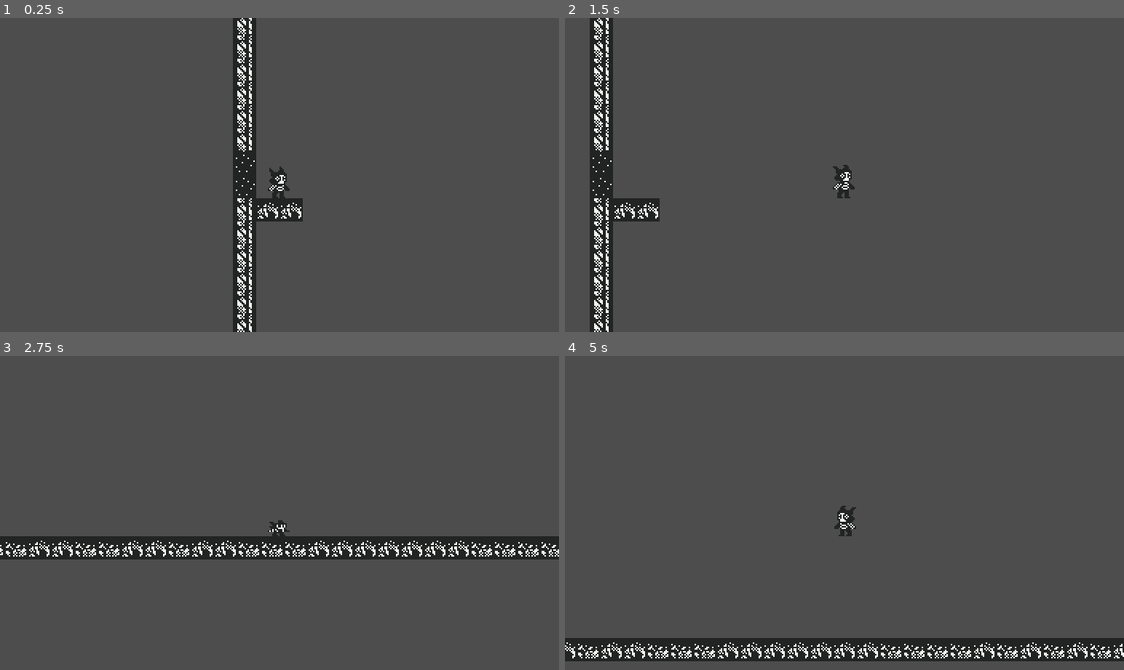
Above: before the commit, frames 1-4 (two rows, left to right).
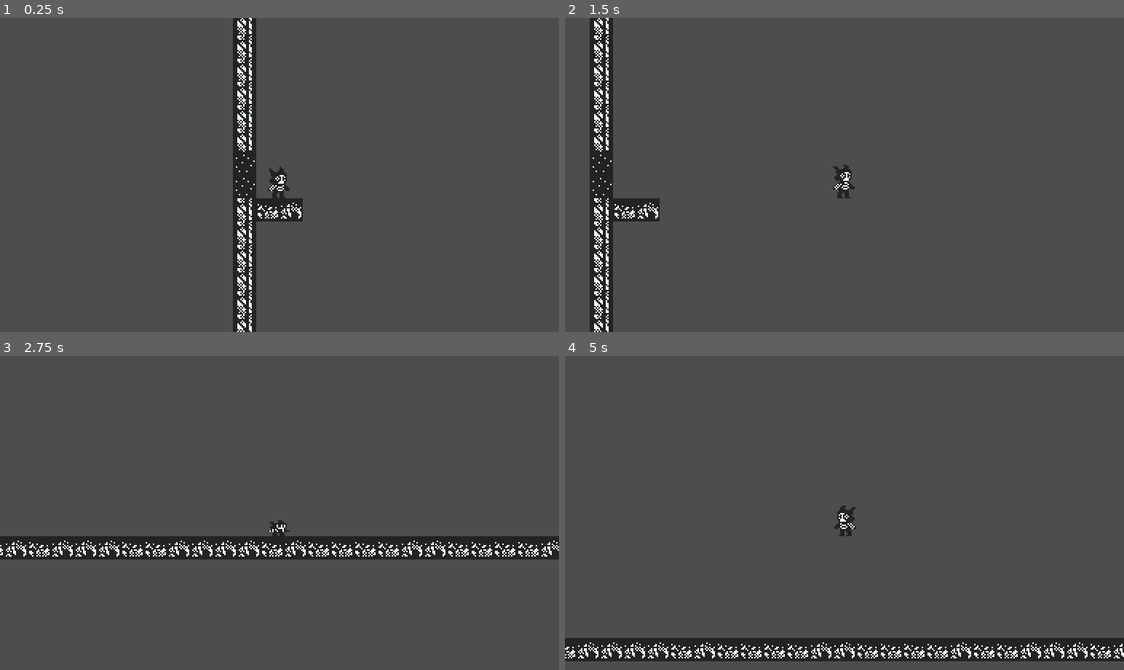
Above: after the commit, the same moments.

Repository: SpeedOfSmell/cryptid-caper
Game: Godot game, scene res://assets/game/game_manager.tscn
Two runs of this game, one before a commit and one after it. Both use one fixed random seed, a clock stepped at 60 frames per second and the inputs below.
Inputs:
- Up to frame 1 (0.25 s): no input
- Up to frame 2 (1.5 s): tap Enter at 0.5 s; hold S (duck) 0.53-1.28 s; hold D (walk_right) from 0.53 s (still down); tap Space (jump) at 0.77 s; tap S (duck) at 1.35 s
- Up to frame 3 (2.75 s): tap Space (jump) at 1.52 s; release D (walk_right) at 2.03 s; hold A (walk_left) from 2.03 s (still down); hold S (duck) from 2.03 s (still down)
- Up to frame 4 (5 s): tap Space (jump) at 2.75, 3.02, 3.77, 4.52 s; release A (walk_left) at 2.78 s; release S (duck) at 2.78 s; hold D (walk_right) 2.78-4.28 s; tap S (duck) at 2.85, 4.35 s; hold S (duck) 3.53-4.28 s; hold A (walk_left) from 4.28 s (still down)

The runs differ from the first frame. In frame 1, less than 0.1% of the frame differs, in the area x 46-50%, y 58-64%; in frame 2, less than 0.1%; in frame 3, 1.0%, in the area x 1-100%, y 58-64%; in frame 4, 0.8%.

Commit message:
move room generation to its own object

Diff:
--- a/assets/game/game_manager.tscn
+++ b/assets/game/game_manager.tscn
@@ -1,12 +1,10 @@
 [gd_scene format=3 uid="uid://cxwdpb4m6ahak"]
 
 [ext_resource type="Script" uid="uid://dnkdnq7pum2mv" path="res://assets/game/room_manager/room_manager.gd" id="1_66d57"]
-[ext_resource type="PackedScene" uid="uid://c3l28xjwi58ex" path="res://assets/game/room_manager/room.tscn" id="2_seigl"]
 [ext_resource type="PackedScene" uid="uid://b1jbsp8xj45we" path="res://assets/game/room_manager/player/player.tscn" id="3_nm2dn"]
 
 [node name="Game Manager" type="Node" unique_id=175650822]
 
 [node name="Room Manager" type="Node" parent="." unique_id=2010213947]
 script = ExtResource("1_66d57")
-_room_scene = ExtResource("2_seigl")
 _player_scene = ExtResource("3_nm2dn")
--- a/assets/game/room_manager/room.gd
+++ b/assets/game/room_manager/room.gd
@@ -2,20 +2,7 @@
 extends Node2D
 
 signal request_room_change(source_room: Room, destination_room: Room, spawn_position: Vector2)
-
-const ROOM_SCENE = preload("res://assets/game/room_manager/room.tscn")
-
-const CEILING_TILES: Array[Vector2i] = [Vector2i(1, 0), Vector2i(2, 0), Vector2i(3, 0), Vector2i(4, 0)]
-const FLOOR_TILES: Array[Vector2i] = [Vector2i(1, 2), Vector2i(2, 2), Vector2i(3, 2), Vector2i(4, 2)]
-const LEFTWALL_TILES: Array[Vector2i] = [Vector2i(0, 1)]
-const RIGHTWALL_TILES: Array[Vector2i] = [Vector2i(5, 1)]
-const LEFTCEILING_TILE: Vector2i = Vector2i(0, 0)
-const RIGHTCEILING_TILE: Vector2i = Vector2i(5, 0)
-const LEFTFLOOR_TILE: Vector2i = Vector2i(0, 2)
-const RIGHTFLOOR_TILE: Vector2i = Vector2i(5, 2)
-const DOOR_TILE: Vector2i = Vector2i(4, 1)
-
-const TILEMAP_SOURCE_ID = 0
+signal request_room_change_new_room(source_room: Room, door_index: int)
 
 var tilemap: TileMapLayer
 
@@ -37,86 +24,6 @@
 var next_rooms: Array[Room] = []
 var transition_requested := false
 var entry_settle_physics_frames := 0
-
-func generate(prev_room: Room, source_exit_door: int = -1) -> void:
-	room_width = 64
-	room_height = 32
-	previous_room = prev_room
-	previous_exit_door_index = source_exit_door
-
-	tilemap = $TileMapLayer
-	tile_size = tilemap.tile_set.tile_size
-
-	generate_walls()
-	generate_doors()
-
-func generate_walls() -> void:
-	# Create ceiling/floor
-	for x in range(1, room_width - 1):
-		tilemap.set_cell(Vector2i(x, 0), TILEMAP_SOURCE_ID, CEILING_TILES.pick_random())
-		tilemap.set_cell(Vector2i(x, room_height - 1), TILEMAP_SOURCE_ID, FLOOR_TILES.pick_random())
-
-	# Create side walls
-	for y in range(1, room_height - 1):
-		tilemap.set_cell(Vector2i(0, y), TILEMAP_SOURCE_ID, LEFTWALL_TILES.pick_random())
-		tilemap.set_cell(Vector2i(room_width - 1, y), TILEMAP_SOURCE_ID, RIGHTWALL_TILES.pick_random())
-
-	# Create corners
-	tilemap.set_cell(Vector2i(0, 0), TILEMAP_SOURCE_ID, LEFTCEILING_TILE)
-	tilemap.set_cell(Vector2i(room_width - 1, 0), TILEMAP_SOURCE_ID, RIGHTCEILING_TILE)
-	tilemap.set_cell(Vector2i(0, room_height - 1), TILEMAP_SOURCE_ID, LEFTFLOOR_TILE)
-	tilemap.set_cell(Vector2i(room_width - 1, room_height - 1), TILEMAP_SOURCE_ID, RIGHTFLOOR_TILE)
-
-func generate_doors() -> void:
-	# Bottom tile of the entry door will be in the center of the height of the room +/- 10% of the total room height
-	entry_door_y = room_height / 2 + randi_range(-int(room_height * 0.10), int(room_height * 0.10))
-	tilemap.set_cell(Vector2i(0, entry_door_y), TILEMAP_SOURCE_ID, DOOR_TILE)
-	tilemap.set_cell(Vector2i(0, entry_door_y - 1), TILEMAP_SOURCE_ID, DOOR_TILE)
-
-	var entry_door_area := generate_door_collisionbox(Vector2i(0, entry_door_y))
-	entry_door_area.body_entered.connect(door_entered.bind(-1))
-	add_child(entry_door_area)
-
-	# Entry platform
-	tilemap.set_cell(Vector2i(1, entry_door_y + 1), TILEMAP_SOURCE_ID, FLOOR_TILES.pick_random())
-	tilemap.set_cell(Vector2i(2, entry_door_y + 1), TILEMAP_SOURCE_ID, FLOOR_TILES.pick_random())
-
-	var exit_doors_num := randi_range(1, 2)
-	for i in range(exit_doors_num):
-		# Divide the full room into equal portions for each door
-		var exit_door_range := room_height / exit_doors_num
-		# Bottom tile of each exit door will be in the center of its relative allocated y space +/- 10% of the allocated height
-		var exit_door_relative_y := exit_door_range / 2 + randi_range(-int(exit_door_range * 0.10), int(exit_door_range * 0.10))
-		# Move the exit door down the appropriate number of relative heights
-		var exit_door_y: int = exit_door_relative_y + (exit_door_range * i)
-
-		exit_door_positions.append(Vector2i(room_width - 1, exit_door_y))
-
-		tilemap.set_cell(Vector2i(room_width - 1, exit_door_y), TILEMAP_SOURCE_ID, DOOR_TILE)
-		tilemap.set_cell(Vector2i(room_width - 1, exit_door_y - 1), TILEMAP_SOURCE_ID, DOOR_TILE)
-
-		var exit_door_area := generate_door_collisionbox(Vector2i(room_width - 1, exit_door_y))
-		exit_door_area.body_entered.connect(door_entered.bind(i))
-		add_child(exit_door_area)
-
-		# Exit platform
-		tilemap.set_cell(Vector2i(room_width - 2, exit_door_y + 1), TILEMAP_SOURCE_ID, FLOOR_TILES.pick_random())
-		tilemap.set_cell(Vector2i(room_width - 3, exit_door_y + 1), TILEMAP_SOURCE_ID, FLOOR_TILES.pick_random())
-
-		# Create the corresponding room only when the player first uses this exit
-		next_rooms.append(null)
-
-# door_pos is the bottom door tile in tile coordinates
-func generate_door_collisionbox(door_pos: Vector2i) -> Area2D:
-	# Create collision area exact shape and position of the door
-	var door_area := Area2D.new()
-	var door_col_shape := CollisionShape2D.new()
-	var rect_shape := RectangleShape2D.new()
-	rect_shape.size = Vector2i(tile_size.x, tile_size.y * 2)
-	door_col_shape.shape = rect_shape
-	door_area.add_child(door_col_shape)
-	door_area.position = Vector2i(door_pos.x * tile_size.x + (tile_size.x / 2), door_pos.y * tile_size.y)
-	return door_area
 
 func get_entry_spawn_position() -> Vector2:
 	# Spawn one tile to the right of the entry door on the room's left wall
@@ -146,6 +53,7 @@
 	if body is not CharacterBody2D or transition_requested:
 		return
 
+	# Player entered door to go back to previous room
 	if door == -1:
 		if previous_room == null:
 			return
@@ -153,14 +61,18 @@
 		request_room_change.emit(self, previous_room, previous_room.get_exit_spawn_position(previous_exit_door_index))
 		return
 
-	if door < 0 or door >= next_rooms.size():
+	# Somehow player entered a door with an index that doesn't make sense
+	if door < -1 or door >= next_rooms.size():
+		printerr("Player attempted to enter a door with index %s but only %s")
 		return
 
-	var destination_room := next_rooms[door]
-	if destination_room == null:
-		destination_room = ROOM_SCENE.instantiate()
-		destination_room.generate(self, door)
-		next_rooms[door] = destination_room
-
-	transition_requested = true
-	request_room_change.emit(self, destination_room, destination_room.get_entry_spawn_position())
+	# Player entered a door to a subsequent room that was not yet generated
+	if next_rooms[door] == null:
+		transition_requested = true
+		request_room_change_new_room.emit(self, door)
+		return
+	# Player entered a door to a subsequent room that was already generated
+	else:
+		transition_requested = true
+		request_room_change.emit(self, next_rooms[door], next_rooms[door].get_entry_spawn_position())
+		return
--- /dev/null
+++ b/assets/game/room_manager/room_generator.gd
@@ -0,0 +1,101 @@
+class_name RoomGenerator
+extends RefCounted
+
+const ROOM_SCENE = preload("res://assets/game/room_manager/room.tscn")
+
+const CEILING_TILES: Array[Vector2i] = [Vector2i(1, 0), Vector2i(2, 0), Vector2i(3, 0), Vector2i(4, 0)]
+const FLOOR_TILES: Array[Vector2i] = [Vector2i(1, 2), Vector2i(2, 2), Vector2i(3, 2), Vector2i(4, 2)]
+const LEFTWALL_TILES: Array[Vector2i] = [Vector2i(0, 1)]
+const RIGHTWALL_TILES: Array[Vector2i] = [Vector2i(5, 1)]
+const LEFTCEILING_TILE: Vector2i = Vector2i(0, 0)
+const RIGHTCEILING_TILE: Vector2i = Vector2i(5, 0)
+const LEFTFLOOR_TILE: Vector2i = Vector2i(0, 2)
+const RIGHTFLOOR_TILE: Vector2i = Vector2i(5, 2)
+const DOOR_TILE: Vector2i = Vector2i(4, 1)
+
+const TILEMAP_SOURCE_ID = 0
+
+func generate_room() -> Room:
+	var room: Room = ROOM_SCENE.instantiate()
+
+	room.room_width = 64
+	room.room_height = 32
+
+	room.tilemap = room.get_node("TileMapLayer")
+	room.tile_size = room.tilemap.tile_set.tile_size
+
+	_generate_walls(room)
+	_generate_doors(room)
+
+	return room
+
+
+func _generate_walls(room: Room) -> void:
+	# Create ceiling/floor
+	for x in range(1, room.room_width - 1):
+		room.tilemap.set_cell(Vector2i(x, 0), TILEMAP_SOURCE_ID, CEILING_TILES.pick_random())
+		room.tilemap.set_cell(Vector2i(x, room.room_height - 1), TILEMAP_SOURCE_ID, FLOOR_TILES.pick_random())
+
+	# Create side walls
+	for y in range(1, room.room_height - 1):
+		room.tilemap.set_cell(Vector2i(0, y), TILEMAP_SOURCE_ID, LEFTWALL_TILES.pick_random())
+		room.tilemap.set_cell(Vector2i(room.room_width - 1, y), TILEMAP_SOURCE_ID, RIGHTWALL_TILES.pick_random())
+
+	# Create corners
+	room.tilemap.set_cell(Vector2i(0, 0), TILEMAP_SOURCE_ID, LEFTCEILING_TILE)
+	room.tilemap.set_cell(Vector2i(room.room_width - 1, 0), TILEMAP_SOURCE_ID, RIGHTCEILING_TILE)
+	room.tilemap.set_cell(Vector2i(0, room.room_height - 1), TILEMAP_SOURCE_ID, LEFTFLOOR_TILE)
+	room.tilemap.set_cell(Vector2i(room.room_width - 1, room.room_height - 1), TILEMAP_SOURCE_ID, RIGHTFLOOR_TILE)
+
+
+func _generate_doors(room: Room) -> void:
+	# Bottom tile of the entry door will be in the center of the height of the room +/- 10% of the total room height
+	room.entry_door_y = room.room_height / 2 + randi_range(-int(room.room_height * 0.10), int(room.room_height * 0.10))
+	room.tilemap.set_cell(Vector2i(0, room.entry_door_y), TILEMAP_SOURCE_ID, DOOR_TILE)
+	room.tilemap.set_cell(Vector2i(0, room.entry_door_y - 1), TILEMAP_SOURCE_ID, DOOR_TILE)
+
+	var entry_door_area := _generate_door_collisionbox(room, Vector2i(0, room.entry_door_y))
+	entry_door_area.body_entered.connect(room.door_entered.bind(-1))
+	room.add_child(entry_door_area)
+
+	# Entry platform
+	room.tilemap.set_cell(Vector2i(1, room.entry_door_y + 1), TILEMAP_SOURCE_ID, FLOOR_TILES.pick_random())
+	room.tilemap.set_cell(Vector2i(2, room.entry_door_y + 1), TILEMAP_SOURCE_ID, FLOOR_TILES.pick_random())
+
+	var exit_doors_num := randi_range(1, 2)
+	for i in range(exit_doors_num):
+		# Divide the full room into equal portions for each door
+		var exit_door_range := room.room_height / exit_doors_num
+		# Bottom tile of each exit door will be in the center of its relative allocated y space +/- 10% of the allocated height
+		var exit_door_relative_y := exit_door_range / 2 + randi_range(-int(exit_door_range * 0.10), int(exit_door_range * 0.10))
+		# Move the exit door down the appropriate number of relative heights
+		var exit_door_y: int = exit_door_relative_y + (exit_door_range * i)
+
+		room.exit_door_positions.append(Vector2i(room.room_width - 1, exit_door_y))
+
+		room.tilemap.set_cell(Vector2i(room.room_width - 1, exit_door_y), TILEMAP_SOURCE_ID, DOOR_TILE)
+		room.tilemap.set_cell(Vector2i(room.room_width - 1, exit_door_y - 1), TILEMAP_SOURCE_ID, DOOR_TILE)
+
+		var exit_door_area := _generate_door_collisionbox(room, Vector2i(room.room_width - 1, exit_door_y))
+		exit_door_area.body_entered.connect(room.door_entered.bind(i))
+		room.add_child(exit_door_area)
+
+		# Exit platform
+		room.tilemap.set_cell(Vector2i(room.room_width - 2, exit_door_y + 1), TILEMAP_SOURCE_ID, FLOOR_TILES.pick_random())
+		room.tilemap.set_cell(Vector2i(room.room_width - 3, exit_door_y + 1), TILEMAP_SOURCE_ID, FLOOR_TILES.pick_random())
+
+		# Create the corresponding room only when the player first uses this exit
+		room.next_rooms.append(null)
+
+
+# door_pos is the bottom door tile in tile coordinates
+func _generate_door_collisionbox(room: Room, door_pos: Vector2i) -> Area2D:
+	# Create collision area exact shape and position of the door
+	var door_area := Area2D.new()
+	var door_col_shape := CollisionShape2D.new()
+	var rect_shape := RectangleShape2D.new()
+	rect_shape.size = Vector2i(room.tile_size.x, room.tile_size.y * 2)
+	door_col_shape.shape = rect_shape
+	door_area.add_child(door_col_shape)
+	door_area.position = Vector2i(door_pos.x * room.tile_size.x + (room.tile_size.x / 2), door_pos.y * room.tile_size.y)
+	return door_area
--- a/assets/game/room_manager/room_manager.gd
+++ b/assets/game/room_manager/room_manager.gd
@@ -1,72 +1,80 @@
 extends Node
 
-@export var _room_scene: PackedScene
 @export var _player_scene: PackedScene
 
-var current_room: Room
-var player: Node2D
-var player_body: CharacterBody2D
-var player_body_spawn_offset: Vector2
-var transition_pending := false
-var next_room_id := 1
+var _room_generator: RoomGenerator
+var _current_room: Room
+var _player: CharacterBody2D
+var _transition_pending := false
+var _next_room_id := 1
 
 
 func _ready() -> void:
-	current_room = generate_first_room()
-	_assign_room_id(current_room)
-	_connect_room(current_room)
+	_room_generator = RoomGenerator.new()
+	_current_room = _generate_new_room(null, -1)
+	_assign_room_id(_current_room)
 
-	player_body = _player_scene.instantiate()
-	place_player(current_room.get_entry_spawn_position())
+	_player = _player_scene.instantiate()
+	_place_player(_current_room.get_entry_spawn_position())
 
-	add_child(current_room)
-	add_child(player_body)
-	print("Current room: %d" % current_room.room_id)
+	add_child(_current_room)
+	add_child(_player)
+	print("Current room: %d" % _current_room.room_id)
 
 
-func generate_first_room() -> Room:
-	var room: Room = _room_scene.instantiate()
-	room.generate(null)
+# source_room: previous room that leads to this new room
+# door index: index of door in previous room that connects the rooms
+func _generate_new_room(source_room: Room, door_index: int) -> Room:
+	var room = _room_generator.generate_room()
+	room.previous_room = source_room
+	room.previous_exit_door_index = door_index
+
+	if source_room != null:
+		source_room.next_rooms[door_index] = room
+
+	room.request_room_change.connect(_change_room)
+	room.request_room_change_new_room.connect(_change_to_new_room)
+
 	return room
 
 
-func _connect_room(room: Room) -> void:
-	if not room.request_room_change.is_connected(change_room):
-		room.request_room_change.connect(change_room)
+func _change_to_new_room(source_room: Room, door_index: int):
+	var new_room := _generate_new_room(source_room, door_index)
+	_change_room(source_room, new_room, new_room.get_entry_spawn_position())
 
 
-func change_room(source_room: Room, destination_room: Room, spawn_position: Vector2) -> void:
+func _change_room(source_room: Room, destination_room: Room, spawn_position: Vector2) -> void:
 	# Ignore late door signals from rooms that have already been detached.
-	if transition_pending or source_room != current_room or destination_room == current_room or not is_instance_valid(destination_room):
+	if _transition_pending or source_room != _current_room or destination_room == _current_room or not is_instance_valid(destination_room):
 		return
 
 	_assign_room_id(destination_room)
-	transition_pending = true
+	_transition_pending = true
 
 	# Door signals arrive during physics processing, so change the scene tree after the physics query using call_deferred
-	var previous_room := current_room
-	if current_room != null and current_room.get_parent() == self:
-		remove_child.call_deferred(current_room)
+	var previous_room := _current_room
+	if _current_room != null and _current_room.get_parent() == self:
+		remove_child.call_deferred(_current_room)
 
-	if not destination_room.request_room_change.is_connected(change_room):
-		destination_room.request_room_change.connect(change_room)
+	#if not destination_room.request_room_change.is_connected(_change_room):
+		#destination_room.request_room_change.connect(_change_room)
 
 	# Rooms share world coordinates, so move the player before the destination doors become active
-	place_player.call_deferred(spawn_position)
+	_place_player.call_deferred(spawn_position)
 	destination_room.prepare_for_entry()
 	if destination_room.get_parent() == null:
 		add_child.call_deferred(destination_room)
-	current_room = destination_room
-	print("Room %d -> Room %d" % [previous_room.room_id, current_room.room_id])
-	transition_pending = false
+	_current_room = destination_room
+	print("Room %d -> Room %d" % [previous_room.room_id, _current_room.room_id])
+	_transition_pending = false
 
 
-func place_player(spawn_position: Vector2) -> void:
-	player_body.position = spawn_position
-	player_body.velocity = Vector2.ZERO
+func _place_player(spawn_position: Vector2) -> void:
+	_player.position = spawn_position
+	_player.velocity = Vector2.ZERO
 
 
 func _assign_room_id(room: Room) -> void:
 	if room.room_id < 0:
-		room.room_id = next_room_id
-		next_room_id += 1
+		room.room_id = _next_room_id
+		_next_room_id += 1
Not shown, added: assets/game/room_manager/room_generator.gd.uid
